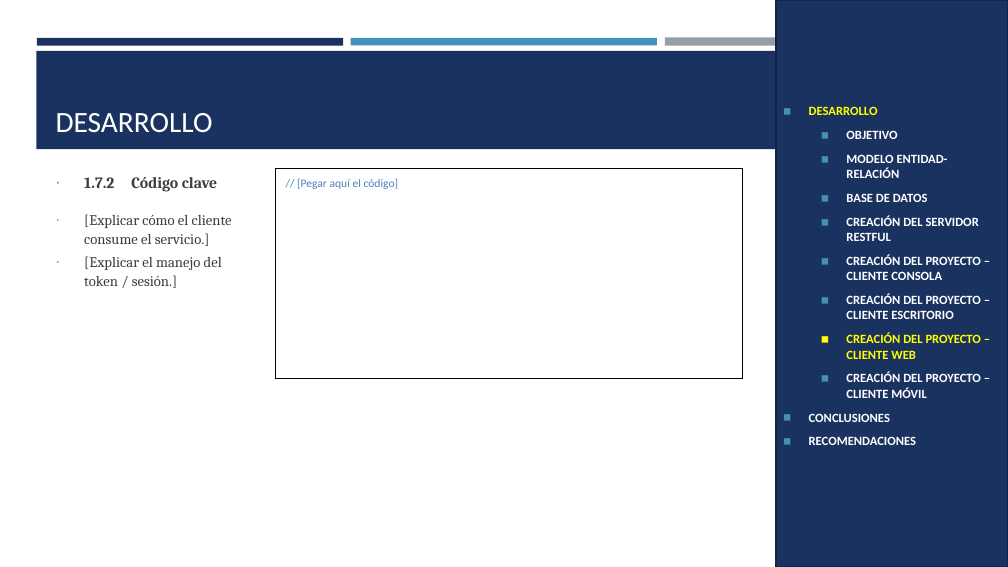
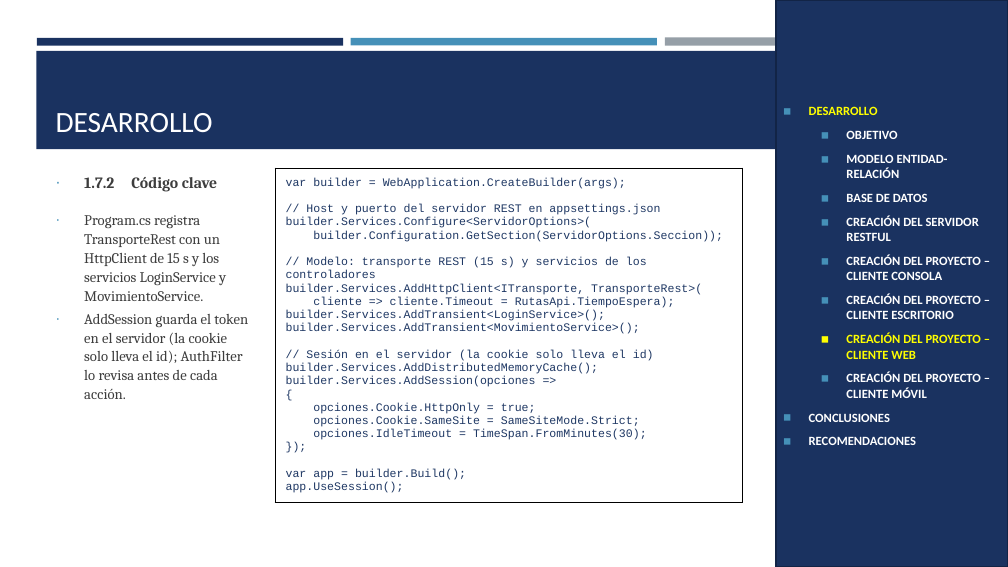
Before and after one commit to IMarcusDev/TI.1.4.-PAO202651_RESTFUL_DOTNET_CONBDD_NRC36883_GR04, a slide deck: slide 24 of 05. DOCUMENTACION/PRESENTACION TI.1.4. RESTFUL con BDD en DOTNET GR4.pptx (slide 22 before the commit). Drawn at 1008x567 pixels with LibreOffice and Linux fonts; fonts in the diff are those of the drawing. Boxes give left, top, right and bottom in pixels: in the first picture for what was removed or moved away, otherwise in the second. Text is boxed around its words. In the diff, an @@ line names an element or a change of style, - is before the commit and + after.

```diff
--- a/05. DOCUMENTACION/PRESENTACION TI.1.4. RESTFUL con BDD en DOTNET GR4.pptx
+++ b/05. DOCUMENTACION/PRESENTACION TI.1.4. RESTFUL con BDD en DOTNET GR4.pptx
@@ table at (275,168,743,497) @@
-row 1, column 1: // [Pegar aquí el código]
+row 1, column 1: var builder = WebApplication.CreateBuilder(args); / // Host y puerto del servidor REST en appsettings.json / builder.Services.Configure<ServidorOptions>( / builder.Configuration.GetSection(ServidorOptions.Seccion)); / // Modelo: transporte REST (15 s) y servicios de los controladores / builder.Services.AddHttpClient<ITransporte, TransporteRest>( / cliente => cliente.Timeout = RutasApi.TiempoEspera); / builder.Services.AddTransient<LoginService>(); / builder.Services.AddTransient<MovimientoService>(); / // Sesión en el servidor (la cookie solo lleva el id) / builder.Services.AddDistributedMemoryCache(); / builder.Services.AddSession(opciones => / { / opciones.Cookie.HttpOnly = true; / opciones.Cookie.SameSite = SameSiteMode.Strict; / opciones.IdleTimeout = TimeSpan.FromMinutes(30); / }); / var app = builder.Build(); / app.UseSession();
@@ text at (84,215,248,399): text changed @@
-∙ [Explicar cómo el cliente consume el servicio.]
-∙ [Explicar el manejo del token / sesión.]
+∙ Program.cs registra TransporteRest con un HttpClient de 15 s y los servicios LoginService y MovimientoService.
+∙ AddSession guarda el token en el servidor (la cookie solo lleva el id); AuthFilter lo revisa antes de cada acción.
```
Also in this commit, not shown: 19 other slides changed, 4 slides added.
